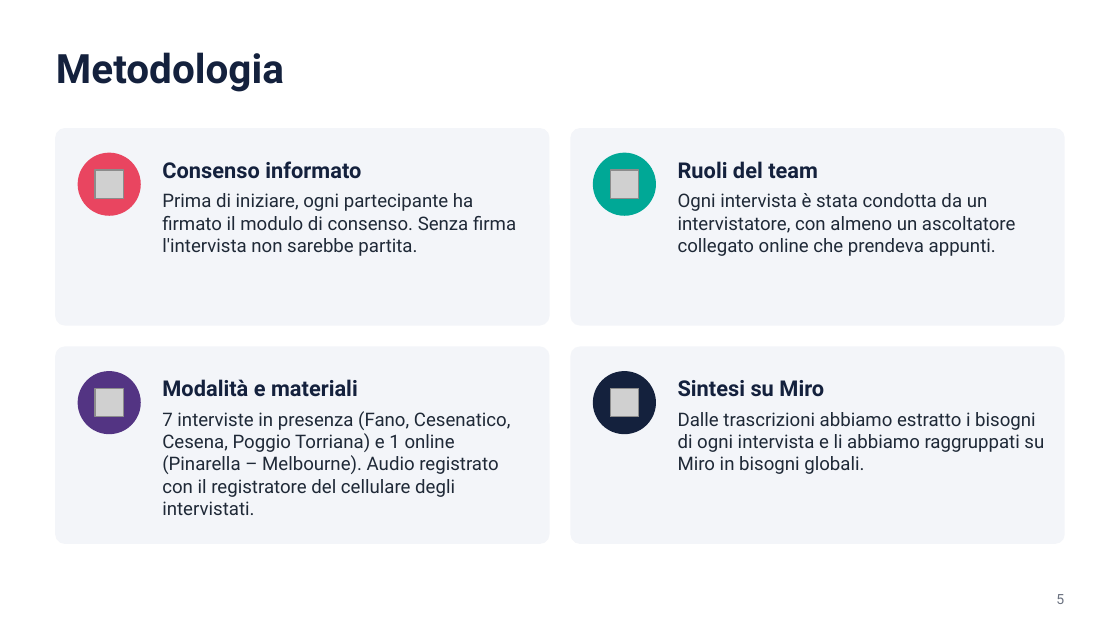
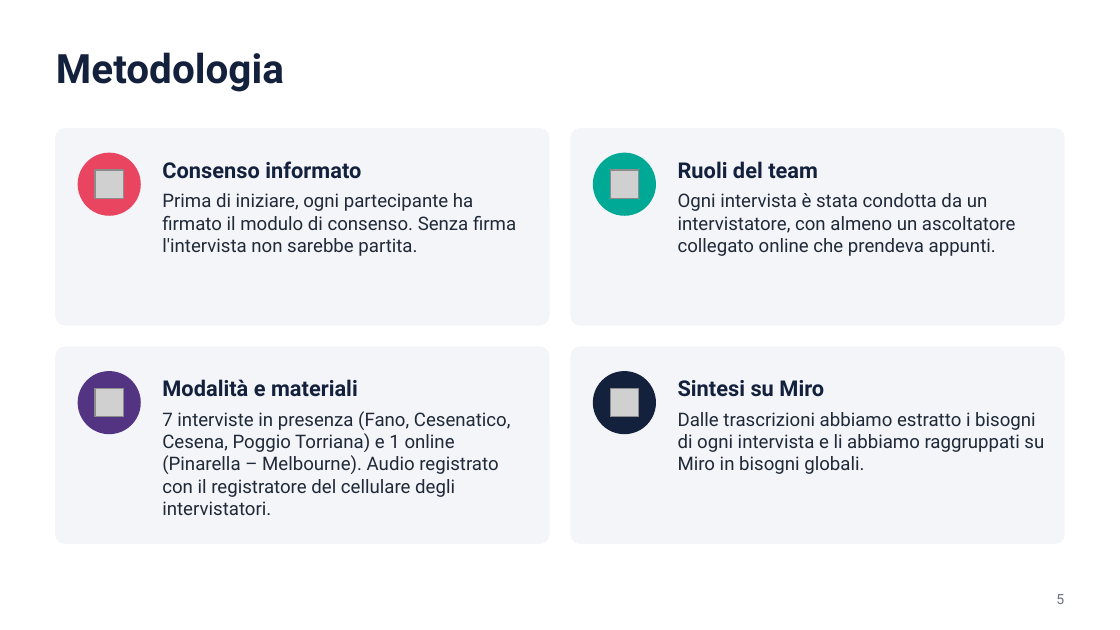
Before and after one commit to matidan01/HCI-project, a slide deck: slide 5 of A1/A1_Needfinding_Slides.pptx. Drawn at 1120x630 pixels with LibreOffice and Linux fonts; fonts in the diff are those of the drawing; grey boxes stand for pictures. Boxes give left, top, right and bottom in pixels: in the first picture for what was removed or moved away, otherwise in the second. Text is boxed around its words. In the diff, an @@ line names an element or a change of style, - is before the commit and + after.

```diff
--- a/A1/A1_Needfinding_Slides.pptx
+++ b/A1/A1_Needfinding_Slides.pptx
@@ text at <box>162,411,511,515</box>: text changed @@
-7 interviste in presenza (Fano, Cesenatico, Cesena, Poggio Torriana) e 1 online (Pinarella – Melbourne). Audio registrato con il registratore del cellulare degli intervistati.
+7 interviste in presenza (Fano, Cesenatico, Cesena, Poggio Torriana) e 1 online (Pinarella – Melbourne). Audio registrato con il registratore del cellulare degli intervistatori.
```
Also in this commit, not shown: 2 other slides changed, 2 other files.
